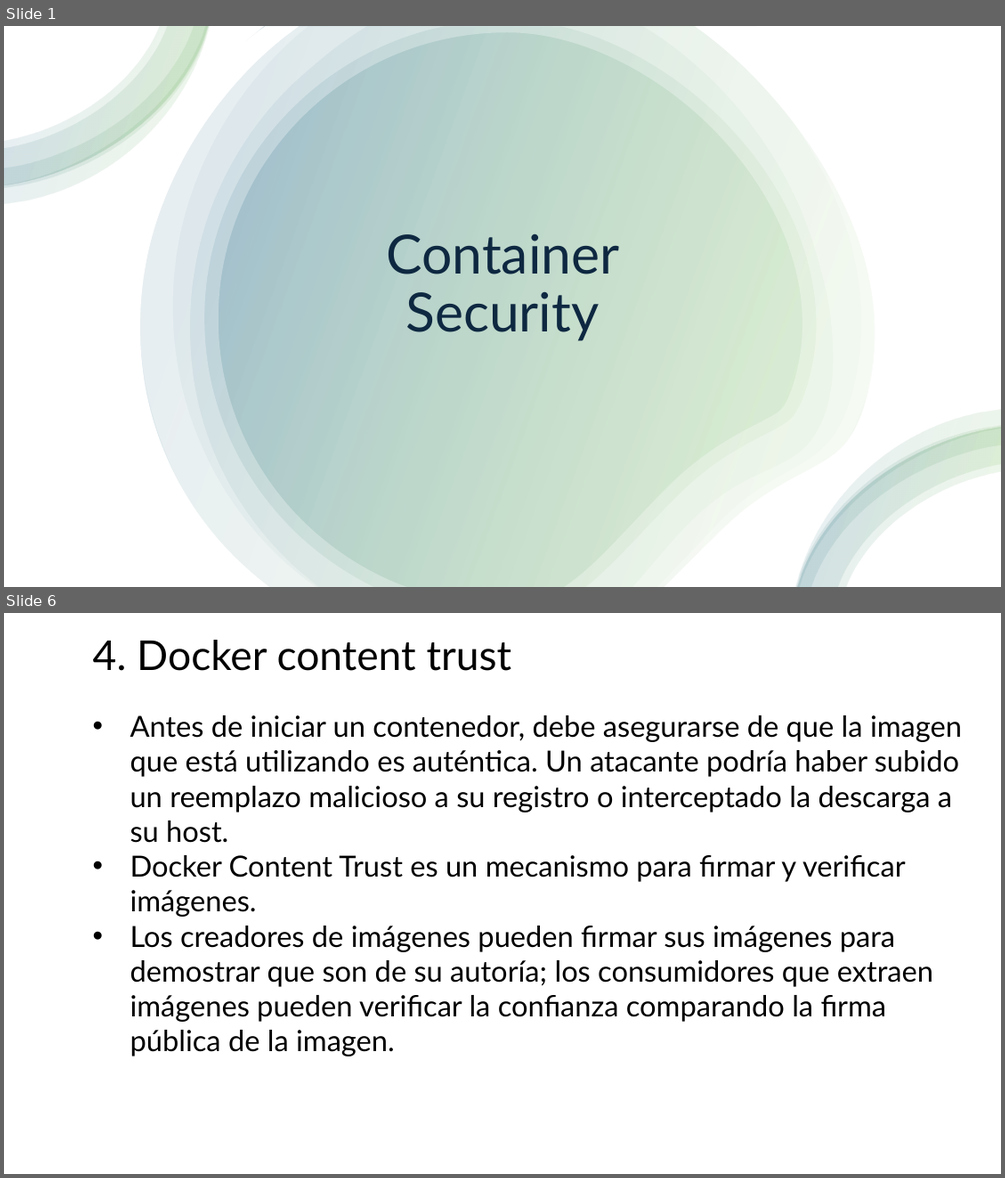
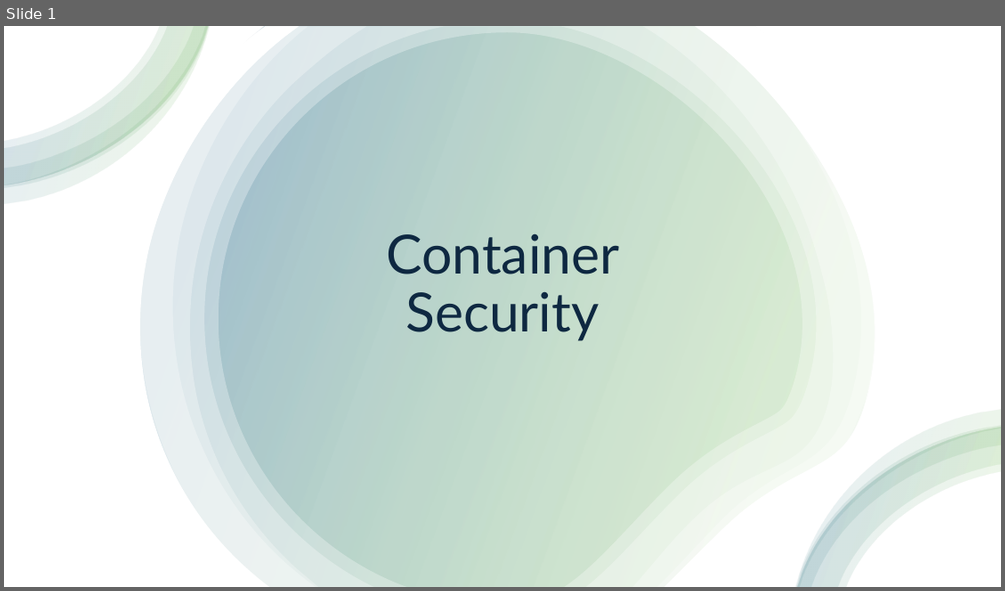
Before and after one commit to jpaniorte/docker25, a slide deck: ppt/6_container_security.pptx. Shown one above the other, each under a label of ours: slides 1 and 6 before the commit, slide 1 after it; the slides between them are not shown. The pictures are 1005x1178 and 1005x591 pixels, drawn with LibreOffice and Linux fonts; fonts in the diff are those of the drawing. Boxes give left, top, right and bottom in pixels: in the first picture for what was removed or moved away, otherwise in the second. Text is boxed around its words. In the diff, an @@ line names an element or a change of style, - is before the commit and + after.

```diff
--- a/ppt/6_container_security.pptx
+++ b/ppt/6_container_security.pptx
@@ slide 6 removed at box(4, 613, 1001, 1174), background #FFFFFF @@
@@ title removed at box(93, 640, 512, 671) @@
-4. Docker content trust
@@ text removed at box(130, 715, 962, 1056) @@
-• Antes de iniciar un contenedor, debe asegurarse de que la imagen que está utilizando es auténtica. Un atacante podría haber subido un reemplazo malicioso a su registro o interceptado la descarga a su host.
-• Docker Content Trust es un mecanismo para firmar y verificar imágenes.
-• Los creadores de imágenes pueden firmar sus imágenes para demostrar que son de su autoría; los consumidores que extraen imágenes pueden verificar la confianza comparando la firma pública de la imagen.
```
Also in this commit, not shown: 1 slide changed, 6 slides added, 4 other slides removed, 2 other files.
